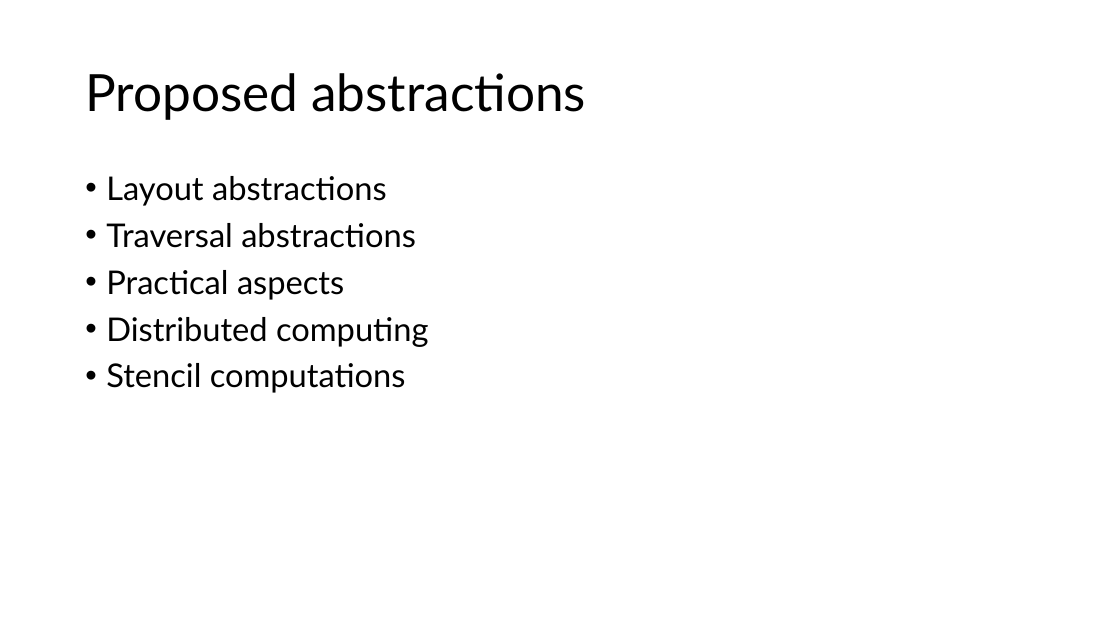
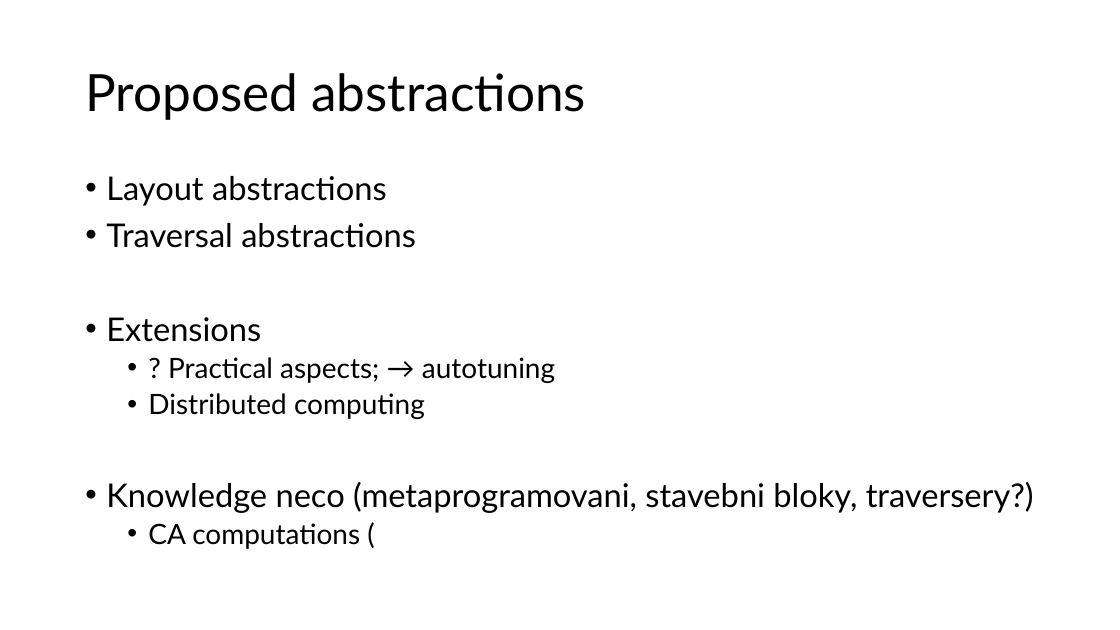
Before and after one commit to jiriklepl/phd-thesis, a slide deck: slide 6 of slides/Optimizing Memory Layouts and Traversal Orders in High-Performance Computing.pptx. Drawn at 1120x630 pixels with LibreOffice and Linux fonts; fonts in the diff are those of the drawing. Boxes give left, top, right and bottom in pixels: in the first picture for what was removed or moved away, otherwise in the second. Text is boxed around its words. In the diff, an @@ line names an element or a change of style, - is before the commit and + after.

```diff
--- a/slides/Optimizing Memory Layouts and Traversal Orders in High-Performance Computing.pptx
+++ b/slides/Optimizing Memory Layouts and Traversal Orders in High-Performance Computing.pptx
@@ text at box(106, 317, 555, 383): text changed; size 28 to 24 pt @@
-• Practical aspects
+• Extensions
+  • ? Practical aspects; → autotuning
@@ text at box(148, 393, 425, 419): size 28 to 24 pt in "Distributed computing"; list level 1 to 2 in "Distributed computing" @@
@@ text at box(106, 482, 1034, 549): text changed @@
-• Stencil computations
+• Knowledge neco (metaprogramovani, stavebni bloky, traversery?)
+  • CA computations (
```
Also in this commit, not shown: 2 other slides changed, 2 slides added, 1 slide removed.
